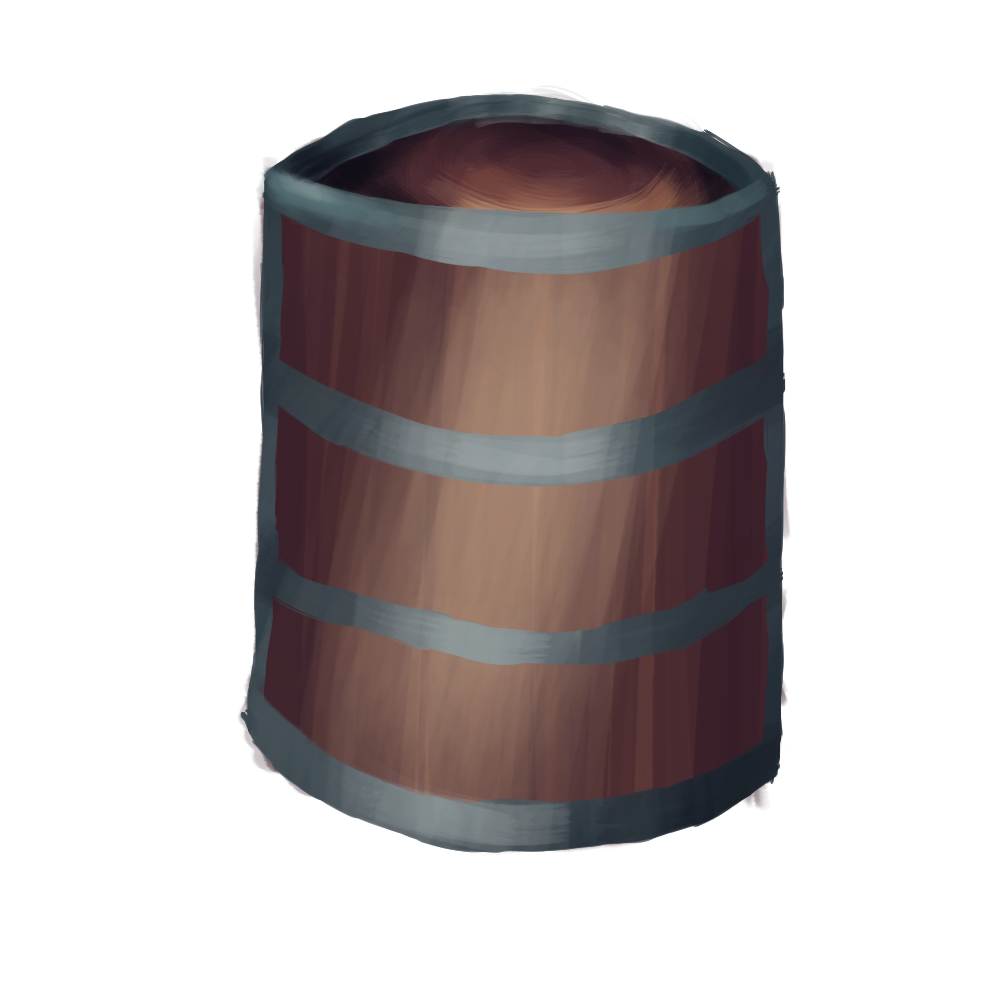
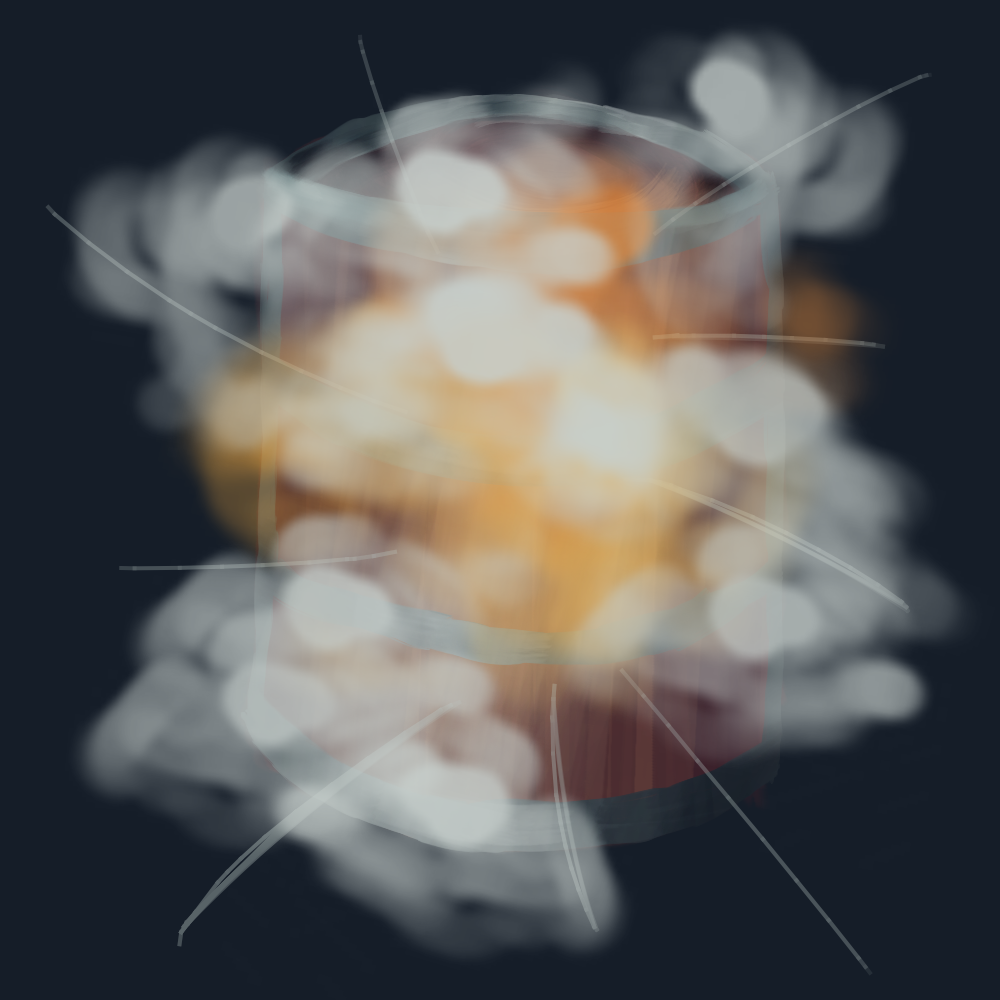
Layers edited between the first and the second 1000px x 1000px image:
added layer "fumée" above "fumée couleur" over left=0, top=0, right=1000, bottom=1000
added layer "fumée couleur" above "air" over left=0, top=0, right=1000, bottom=1000
added layer "air" (46%) above "tonneau cercle" over left=0, top=0, right=960, bottom=1000
showed "Arrière-plan" over left=0, top=0, right=1000, bottom=1000
